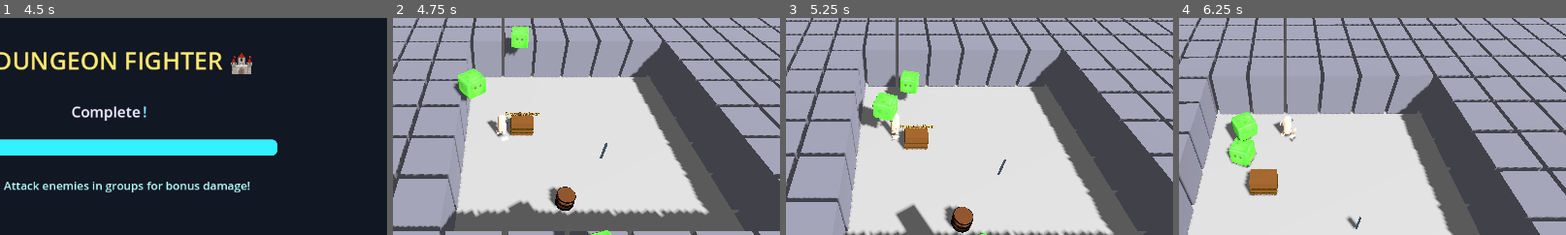
Above: before the commit, frames 1-4 (left to right).
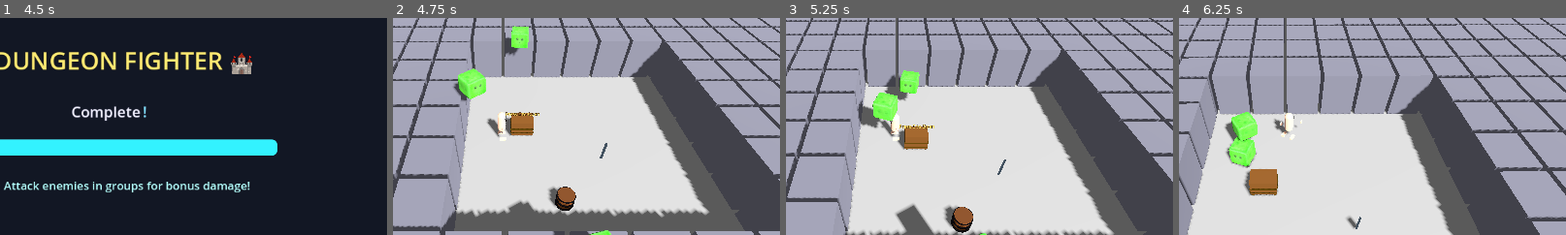
Above: after the commit, the same moments.

Repository: thaner66666666/game-1
Game: Godot game, scene res://Scenes/main.tscn
The game is run twice, just before and just after one commit, with the same random seed, the same clock (stepped at 60 frames per second) and the same inputs.
Inputs (mouse positions are % of the whole screen's width and height, from its top left):
- Up to frame 1 (4.5 s): move the mouse to (45, 70) at 0.52 s; hold W (move_up) 0.53-2.03 s; click (45, 70) at 0.6 s; move the mouse to (80, 65) at 1.27 s; click (80, 65) at 1.35 s; move the mouse to (20, 35) at 2.02 s; hold A (move_left) 2.03-3.53 s; tap Space (dash) at 2.1, 4.25 s; click (20, 35) at 2.3 s; move the mouse to (55, 50) at 2.77 s; tap Q (drop_weapon) at 2.85 s; click (55, 50) at 3.05 s; tap Enter at 3.5 s; move the mouse to (35, 25) at 3.52 s; hold S (move_down) 3.53-4.28 s; hold E (interaction) 3.53-4.28 s; click (35, 25) at 3.8 s; move the mouse to (72, 45) at 4.27 s; hold D (move_right) from 4.28 s (still down); click (72, 45) at 4.35 s
- Up to frame 2 (4.75 s): keep holding D (move_right)
- Up to frame 3 (5.25 s): move the mouse to (30, 55) at 5.02 s; release D (move_right) at 5.03 s; hold W (move_up) from 5.03 s (still down); click (30, 55) at 5.1 s
- Up to frame 4 (6.25 s): move the mouse to (60, 28) at 5.77 s; release W (move_up) at 5.78 s; hold D (move_right) from 5.78 s (still down); tap Space (dash) at 5.85 s; click (60, 28) at 6.05 s
The pictures show only the part of the screen within x 36-86%, y 26-76%; the shares and areas given below are measured in that part.

Frame 1 is identical in both runs. In frame 2, 0.2% of the frame differs, in the area x 24-30%, y 43-57%; in frame 3, less than 0.1%; in frame 4, 0.3%, in the area x 24-32%, y 43-58%.

Commit message:
STABLE ANIMATION PLAYE WORKING

Diff:
--- a/Scenes/player.tscn
+++ b/Scenes/player.tscn
@@ -8,17 +8,6 @@
 
 [sub_resource type="SphereShape3D" id="SphereShape3D_i3pqv"]
 
-[sub_resource type="Animation" id="Animation_6t5aa"]
-resource_name = "punch"
-length = 0.5
-tracks/0/type = "position_3d"
-tracks/0/imported = false
-tracks/0/enabled = true
-tracks/0/path = NodePath("RightHandAnchor")
-tracks/0/interp = 1
-tracks/0/loop_wrap = true
-tracks/0/keys = PackedFloat32Array(0, 1, -0.44, -0.2, 0, 0.166667, 1, -0.44, -0.2, 1, 0.5, 1, -0.44, -0.2, 0)
-
 [sub_resource type="Animation" id="Animation_vgqql"]
 length = 0.001
 tracks/0/type = "position_3d"
@@ -27,7 +16,18 @@
 tracks/0/path = NodePath("RightHandAnchor")
 tracks/0/interp = 1
 tracks/0/loop_wrap = true
-tracks/0/keys = PackedFloat32Array(0, 1, -0.44, -0.2, 0)
+tracks/0/keys = PackedFloat32Array(0, 1, 0.44, -0.2, 0)
+
+[sub_resource type="Animation" id="Animation_6t5aa"]
+resource_name = "punch"
+length = 0.3
+tracks/0/type = "position_3d"
+tracks/0/imported = false
+tracks/0/enabled = true
+tracks/0/path = NodePath("RightHandAnchor")
+tracks/0/interp = 1
+tracks/0/loop_wrap = true
+tracks/0/keys = PackedFloat32Array(0, 1, 0.44, -0.2, 0, 0.1, 1, 0.44, -0.2, -1, 0.3, 1, 0.44, -0.2, 0)
 
 [sub_resource type="AnimationLibrary" id="AnimationLibrary_fkybt"]
 _data = {
@@ -35,10 +35,15 @@
 &"punch": SubResource("Animation_6t5aa")
 }
 
+[sub_resource type="PrismMesh" id="PrismMesh_6t5aa"]
+
+[sub_resource type="BoxMesh" id="BoxMesh_vgqql"]
+
 [node name="Player" type="CharacterBody3D" groups=["player"]]
 script = ExtResource("1_4flbx")
 
 [node name="MeshInstance3D" type="MeshInstance3D" parent="."]
+transform = Transform3D(1, 0, 0, 0, 1, 0, 0, 0, 1, -0.0113111, 0, 0.0101483)
 
 [node name="CollisionShape3D" type="CollisionShape3D" parent="."]
 shape = SubResource("CapsuleShape3D_onrkg")
@@ -58,12 +63,21 @@
 transform = Transform3D(1, 0, 0, 0, 1, 0, 0, 0, 1, -0.44, -0.231382, 0.0185283)
 
 [node name="RightHandAnchor" type="Node3D" parent="."]
-transform = Transform3D(1, 0, 0, 0, 1, 0, 0, 0, 1, -0.44, -0.2, 0)
+transform = Transform3D(1, 0, 0, 0, 1, 0, 0, 0, 1, 0.44, -0.2, 0)
 
 [node name="LeftHandAnchor" type="Node3D" parent="."]
-transform = Transform3D(1, 0, 0, 0, 1, 0, 0, 0, 1, 0.44, -0.2, 0)
+transform = Transform3D(1, 0, 0, 0, 1, 0, 0, 0, 1, -0.44, -0.2, 0)
 
 [node name="WeaponAnimationPlayer" type="AnimationPlayer" parent="."]
 libraries = {
 &"": SubResource("AnimationLibrary_fkybt")
 }
+
+[node name="Front Indicator" type="MeshInstance3D" parent="."]
+transform = Transform3D(0.47836, 0, 0, 0, 0.0182044, 0.139854, 0, -0.288146, 0.00883559, -0.00549769, 0.449313, -1.88298)
+visible = false
+mesh = SubResource("PrismMesh_6t5aa")
+
+[node name="MeshInstance3D" type="MeshInstance3D" parent="Front Indicator"]
+transform = Transform3D(0.262829, 0, 0, 0, 2.54365, 0, 0, 0, 0.85632, 0, -1.1338, 0.0813899)
+mesh = SubResource("BoxMesh_vgqql")
--- a/dot gds/PlayerCombat.gd
+++ b/dot gds/PlayerCombat.gd
@@ -1,4 +1,9 @@
 extends Node
+# PlayerCombat.gd
+# COORDINATE SYSTEM NOTE:
+# - Player faces POSITIVE Z direction (forward)
+# - All attack animations should use POSITIVE Z for forward movement
+# - Negative Z = backwards, Positive Z = forwards
 class_name PlayerCombat
 
 # Signals for combat events and animation coordination
@@ -80,8 +85,8 @@
 		add_child(attack_timer)
 
 func _setup_hand_references():
-	left_hand = player.get_node_or_null("LeftHand")
-	right_hand = player.get_node_or_null("RightHand")
+	left_hand = player.get_node_or_null("LeftHandAnchor/LeftHand")
+	right_hand = player.get_node_or_null("RightHandAnchor/RightHand")
 	if right_hand:
 		right_hand_original_pos = right_hand.position
 		right_hand_original_rot = right_hand.rotation # <-- Store original rotation
@@ -92,6 +97,7 @@
 		print("✅ Combat: Found LeftHand!")
 	else:
 		print("⚠️ Combat: LeftHand not found!")
+
 
 func set_weapon(_new_weapon: WeaponResource):
 	# No longer needed; always get weapon from WeaponManager
@@ -183,7 +189,8 @@
 			print("🗡️ DEBUG: weapon_attach_point path = ", player.weapon_attach_point.get_path())
 	if not current_weapon:
 		# Unarmed: play punch animation on hand
-		if right_hand and right_hand_original_pos != Vector3.ZERO:
+		print("🥊 No weapon - calling _play_punch_animation")
+		if right_hand:
 			_play_punch_animation(combo_idx)
 	else:
 		# Armed: play weapon animation using player reference (NOT weapon_attach_point!)
@@ -193,7 +200,6 @@
 		else:
 			print("❌ Player weapon_attach_point is null or invalid!")
 			WeaponAnimationManager.play_attack_animation(current_weapon, player)
-
 	# Combo feedback (debug only, replace with real effects as needed)
 	# --- Combo particle effects ---
 	_spawn_combo_particles(combo_idx)
@@ -207,6 +213,7 @@
 	elif combo_idx == 2:
 		print("[Combat] Combo 3: heavy punch, big particles")
 
+
 func _spawn_combo_particles(combo_idx: int):
 	# Spawn different particles for each combo level
 	var particle_name = "ComboParticles%d" % combo_idx
@@ -230,12 +237,24 @@
 		impact_sound.play()
 
 func _play_punch_animation(combo_idx := 0):
-	if not right_hand or right_hand_original_pos == Vector3.ZERO or is_punch_animating:
+	print("🥊 COORDINATE DEBUG:")
+	print("  - Player facing direction: ", player.get_facing_direction() if player.has_method("get_facing_direction") else "unknown")
+	print("  - Player transform.basis.z: ", player.transform.basis.z)
+	print("  - Right hand path: ", right_hand.get_path())
+	print("  - Right hand global position: ", right_hand.global_position)
+	print("  - Player global position: ", player.global_position)
+	print("🥊 _play_punch_animation called - right_hand: ", right_hand != null, " original_pos: ", right_hand_original_pos, " is_animating: ", is_punch_animating)
+	if not right_hand or is_punch_animating:
 		return
 	is_punch_animating = true
 	punch_animation_changed.emit(true)
 	# Play punch animation using AnimationPlayer
 	weapon_animation_player.play('punch')
+
+	# Anchor-based punch animation vectors
+	var anticipation_factor = 0.25
+	var punch_distance = Vector3(0, 0.05, 0.6)
+	var _anticipation_distance = punch_distance * -anticipation_factor
 
 	# Combo feedback (debug only, replace with real effects as needed)
 	# --- Play punch sound ---
@@ -246,6 +265,7 @@
 		print("[Combat] Combo 2: medium punch, particles")
 	elif combo_idx == 2:
 		print("[Combat] Combo 3: heavy punch, big particles")
+
 
 func _on_animation_finished(anim_name: StringName):
 	if anim_name == 'punch':
@@ -306,3 +326,10 @@
 		if player.has_node(trail_name):
 			var trail = player.get_node(trail_name)
 			trail.restart()
+
+# Helper function for consistent animation directions
+func get_forward_vector() -> Vector3:
+	return Vector3(0, 0, 1)  # Positive Z = forward
+
+func get_backward_vector() -> Vector3:
+	return Vector3(0, 0, -1)  # Negative Z = backward
--- a/dot gds/PlayerMovement.gd
+++ b/dot gds/PlayerMovement.gd
@@ -142,8 +142,8 @@
 	personality_offset = randf_range(-0.1, 0.1)
 
 	# Get limb node references
-	left_hand_node = player.get_node_or_null("LeftHand")
-	right_hand_node = player.get_node_or_null("RightHand")
+	left_hand_node = player.get_node_or_null("LeftHandAnchor/LeftHand")
+	right_hand_node = player.get_node_or_null("RightHandAnchor/RightHand")
 	left_foot_node = player.get_node_or_null("LeftFoot")
 	right_foot_node = player.get_node_or_null("RightFoot")
 	body_node = player.get_node_or_null("MeshInstance3D")
@@ -177,6 +177,7 @@
 		print("⚠️ Missing animation nodes: ", missing)
 
 	print("📍 Animation origins captured - Body: ", body_origin, ", Hands: [", left_hand_origin, ", ", right_hand_origin, "], Feet: [", left_foot_origin, ", ", right_foot_origin, "]")
+
 
 func get_movement_direction_type(input_dir: Vector3, facing_dir: Vector3) -> MovementDirection:
 	"""Determine precise movement direction for better animations"""
--- a/dot gds/WeaponAnimationManager.gd
+++ b/dot gds/WeaponAnimationManager.gd
@@ -7,7 +7,8 @@
 		print("❌ No weapon provided")
 		return
 
-	var right_hand = attacker.get_node_or_null("RightHand")
+	# Updated hand finding logic
+	var right_hand = attacker.get_node_or_null("RightHandAnchor/RightHand")
 	if not right_hand:
 		print("❌ No RightHand found on ", attacker.name)
 		return
@@ -20,116 +21,90 @@
 	else:
 		print("⚠️ Only sword animations implemented so far")
 
+
 func _simple_sword_animation(right_hand: Node3D):
 	"""SMOOTH CARTOONY SWORD SLASH - Exaggerated with bouncy easing!"""
 	print("🗡️ Starting SMOOTH CARTOONY sword slash!")
-
 	# Find the weapon attachment point
 	var weapon_attach = right_hand.get_node_or_null("WeaponAttachPoint")
 	if not weapon_attach:
 		print("⚠️ No weapon attachment point found")
 		return
-
 	# Remember where we started
 	var original_position = right_hand.position
 	var original_rotation = Vector3(0, 0, -90)
 	weapon_attach.rotation_degrees = original_rotation
-
 	print("✅ Creating SMOOTH CARTOONY arcing sword slash!")
-
 	# Create the animation with smooth easing
 	var tween = right_hand.create_tween()
 	tween.set_parallel(true)
-
 	# STEP 1: ANTICIPATION - Wind up REALLY far back and up (more anticipation)
 	var windup_position = original_position + Vector3(0.6, 0.5, 0.3)   # WAY up, right, and BACK
 	var windup_rotation = original_rotation + Vector3(0, 0, 80)        # Really cocked back
-
 	# Use BACK easing for cartoony anticipation
 	var windup_pos_tween = tween.tween_property(right_hand, "position", windup_position, 0.25)
 	windup_pos_tween.set_trans(Tween.TRANS_BACK)
 	windup_pos_tween.set_ease(Tween.EASE_OUT)
-
 	var windup_rot_tween = tween.tween_property(weapon_attach, "rotation_degrees", windup_rotation, 0.25)
 	windup_rot_tween.set_trans(Tween.TRANS_BACK)
 	windup_rot_tween.set_ease(Tween.EASE_OUT)
-
 	print("⚔️ ANTICIPATION: Winding up REALLY far back and UP!")
-
 	# STEP 2: CIRCULAR SWOOPING SLASH - Create multiple points for smooth arc
 	print("⚔️ SWOOSH: Starting circular swooping motion!")
-
 	# Point 1: Start of arc (high right) - HIGHER up
-	var arc1_position = original_position + Vector3(0.3, 0.4, -0.4)    # Much higher
+	var arc1_position = original_position + Vector3(0.3, 0.4, 0.4)    # Much higher
 	var arc1_rotation = original_rotation + Vector3(0, 0, -20)
-
 	var arc1_pos_tween = tween.tween_property(right_hand, "position", arc1_position, 0.08)
 	arc1_pos_tween.set_delay(0.25)
 	arc1_pos_tween.set_trans(Tween.TRANS_SINE)
 	arc1_pos_tween.set_ease(Tween.EASE_IN)
-
 	var arc1_rot_tween = tween.tween_property(weapon_attach, "rotation_degrees", arc1_rotation, 0.08)
 	arc1_rot_tween.set_delay(0.25)
 	arc1_rot_tween.set_trans(Tween.TRANS_SINE)
 	arc1_rot_tween.set_ease(Tween.EASE_IN)
-
 	# Point 2: Middle of arc (center forward) - HIGHER up
-	var arc2_position = original_position + Vector3(0, 0.2, -0.7)       # Much higher
+	var arc2_position = original_position + Vector3(0, 0.2, 0.7)       # Much higher
 	var arc2_rotation = original_rotation + Vector3(0, 0, -60)
-
 	var arc2_pos_tween = tween.tween_property(right_hand, "position", arc2_position, 0.08)
 	arc2_pos_tween.set_delay(0.33)
 	arc2_pos_tween.set_trans(Tween.TRANS_SINE)
 	arc2_pos_tween.set_ease(Tween.EASE_IN_OUT)
-
 	var arc2_rot_tween = tween.tween_property(weapon_attach, "rotation_degrees", arc2_rotation, 0.08)
 	arc2_rot_tween.set_delay(0.33)
 	arc2_rot_tween.set_trans(Tween.TRANS_SINE)
 	arc2_rot_tween.set_ease(Tween.EASE_IN_OUT)
-
 	# Point 3: End of arc (low left) - Start the 180 spin here
-	var arc3_position = original_position + Vector3(-0.4, -0.1, -0.8)   # Not as low, preparing for spin
+	var arc3_position = original_position + Vector3(-0.4, -0.1, 0.8)   # Not as low, preparing for spin
 	var arc3_rotation = original_rotation + Vector3(0, 0, -100)
-
 	var arc3_pos_tween = tween.tween_property(right_hand, "position", arc3_position, 0.08)
 	arc3_pos_tween.set_delay(0.41)
 	arc3_pos_tween.set_trans(Tween.TRANS_SINE)
 	arc3_pos_tween.set_ease(Tween.EASE_OUT)
-
 	var arc3_rot_tween = tween.tween_property(weapon_attach, "rotation_degrees", arc3_rotation, 0.08)
 	arc3_rot_tween.set_delay(0.41)
 	arc3_rot_tween.set_trans(Tween.TRANS_SINE)
 	arc3_rot_tween.set_ease(Tween.EASE_OUT)
-
 	print("⚔️ HIGH CIRCULAR ARC: Swooping in smooth HIGH circle!")
-
 	# STEP 3: BIG FOLLOW-THROUGH with 180-degree SWORD SPIN!
-	var followthrough_position = original_position + Vector3(-0.9, -0.3, -0.6)  # Way out but not as low
+	var followthrough_position = original_position + Vector3(-0.9, -0.3, 0.6)  # Way out but not as low
 	var followthrough_rotation = original_rotation + Vector3(0, 180, -130)      # 180-degree Y-axis SPIN!
-
 	var followthrough_pos_tween = tween.tween_property(right_hand, "position", followthrough_position, 0.15)
 	followthrough_pos_tween.set_delay(0.49)
 	followthrough_pos_tween.set_trans(Tween.TRANS_QUART)
 	followthrough_pos_tween.set_ease(Tween.EASE_OUT)
-
 	var followthrough_rot_tween = tween.tween_property(weapon_attach, "rotation_degrees", followthrough_rotation, 0.15)
 	followthrough_rot_tween.set_delay(0.49)
 	followthrough_rot_tween.set_trans(Tween.TRANS_BACK)  # Back easing for the dramatic spin
 	followthrough_rot_tween.set_ease(Tween.EASE_OUT)
-
 	print("⚔️ BIG FOLLOW-THROUGH: 180-degree sword SPIN for dramatic slash!")
-
 	# STEP 4: BOUNCE BACK - Return with bouncy easing from the big follow-through
 	var return_pos_tween = tween.tween_property(right_hand, "position", original_position, 0.5)
 	return_pos_tween.set_delay(0.64)  # After all the arc motion and follow-through
 	return_pos_tween.set_trans(Tween.TRANS_ELASTIC)
 	return_pos_tween.set_ease(Tween.EASE_OUT)
-
 	var return_rot_tween = tween.tween_property(weapon_attach, "rotation_degrees", original_rotation, 0.5)
 	return_rot_tween.set_delay(0.64)
 	return_rot_tween.set_trans(Tween.TRANS_ELASTIC)
 	return_rot_tween.set_ease(Tween.EASE_OUT)
-
 	print("⚔️ BOUNCE BACK: Returning with cartoony bounce after big follow-through!")
-
 	print("🗡️ DRAMATIC SWOOPING SLASH with 180° SPIN complete - should feel like a powerful slash with sword flip!")
--- a/dot gds/player.gd
+++ b/dot gds/player.gd
@@ -202,8 +202,8 @@
 
 func _setup_hand_references():
 	# --- FEET (find them after character creation) ---
-	left_foot = get_node_or_null("LeftFoot")
-	right_foot = get_node_or_null("RightFoot")
+	left_foot = get_node_or_null("LeftFootAnchor/LeftFoot")
+	right_foot = get_node_or_null("RightFootAnchor/RightFoot")
 	if left_foot:
 		left_foot_original_pos = left_foot.position
 		left_foot_planted_pos = left_foot.position
@@ -216,6 +216,7 @@
 		print("✅ Found RightFoot!")
 	else:
 		print("⚠️ RightFoot node not found!")
+
 
 func _setup_weapon_attach_point():
 	# --- WEAPON ATTACH POINT (parent to right hand if possible) ---
Not shown: 1 places in Scenes/player.tscn that only renumber resources
